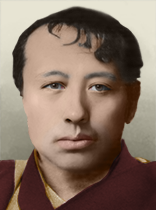
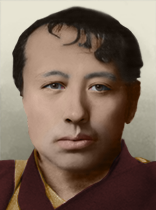
Revision of a layered 156px x 210px image; what changed, layer by layer:
painted on "Слой 3" over <box>0,6,156,210</box>
